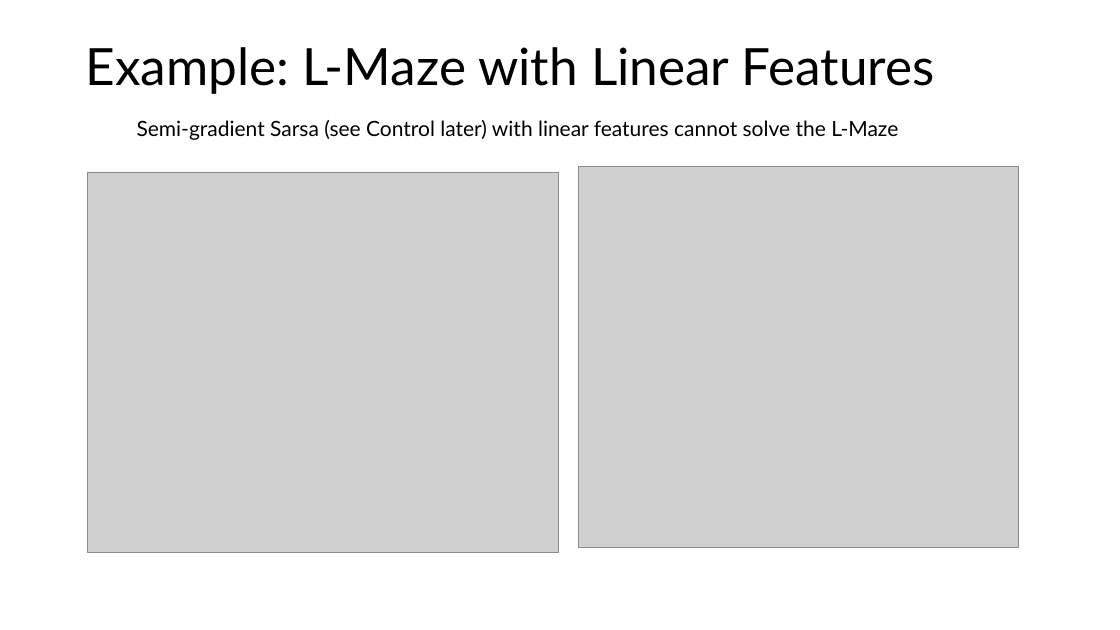
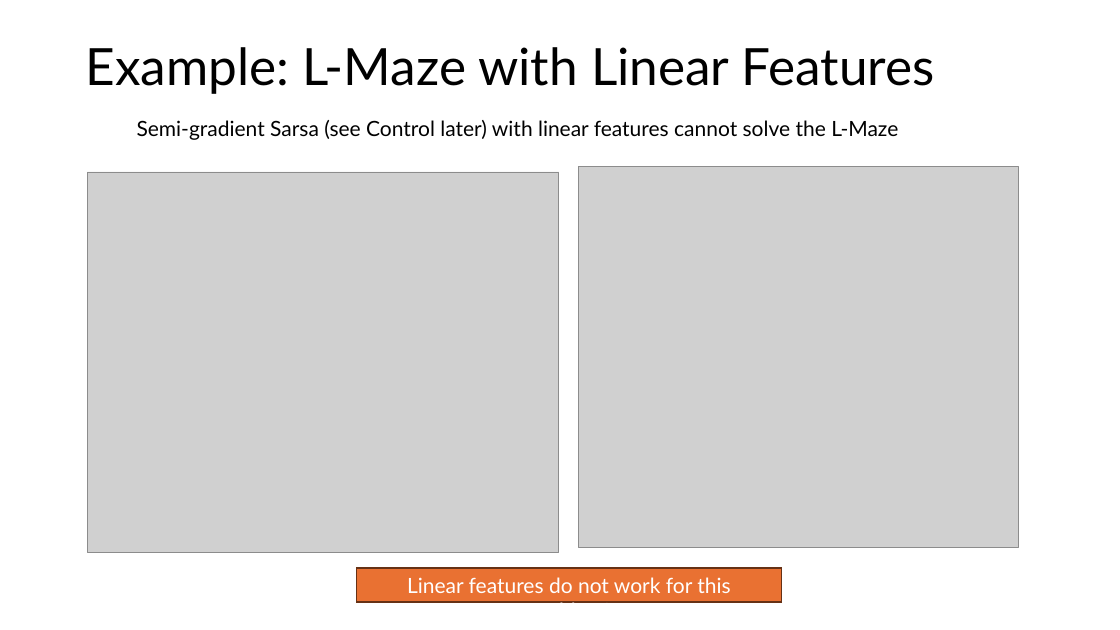
Before and after one commit to mhahsler/Introduction_to_Reinforcement_Learning, a slide deck: slide 24 of slides/Lecture_Chapter09.pptx (slide 22 before the commit). Drawn at 1120x630 pixels with LibreOffice and Linux fonts; fonts in the diff are those of the drawing; grey boxes stand for pictures. Boxes give left, top, right and bottom in pixels: in the first picture for what was removed or moved away, otherwise in the second. Text is boxed around its words. In the diff, an @@ line names an element or a change of style, - is before the commit and + after.

```diff
--- a/slides/Lecture_Chapter09.pptx
+++ b/slides/Lecture_Chapter09.pptx
@@ rectangle added at bbox=[356, 569, 781, 602], fill #E97132, outline #663216 1.5 pt, 18 pt, text #FFFFFF @@
+Linear features do not work for this problem!
```
Also in this commit, not shown: 11 other slides changed, 2 slides added, 3 other files.
